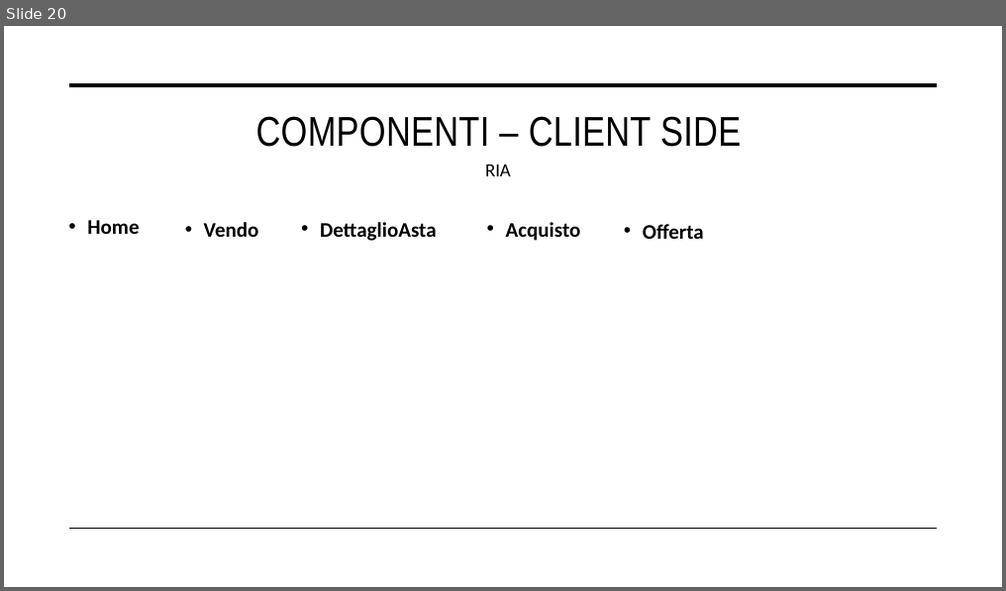
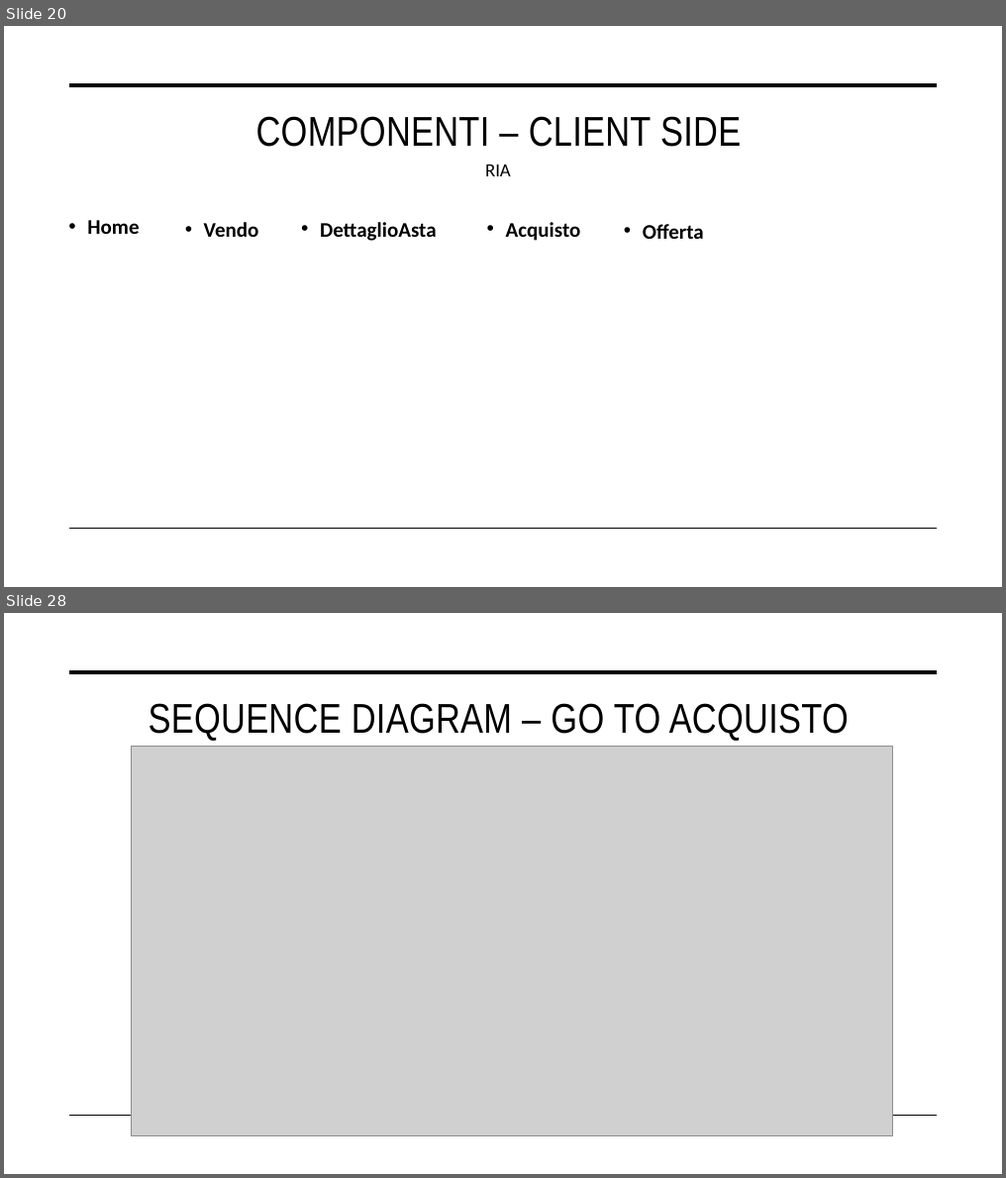
Before and after one commit to nicolospuri/AuctionSystem-Website, a slide deck: deliverables/PresentazioneProgettoTIW.pptx. Shown one above the other, each under a label of ours: slide 20 before the commit, slides 20 and 28 after it; the slides between them are not shown. The pictures are 1006x591 and 1006x1178 pixels, drawn with LibreOffice and Linux fonts; fonts in the diff are those of the drawing; grey boxes stand for pictures. Boxes give left, top, right and bottom in pixels: in the first picture for what was removed or moved away, otherwise in the second. Text is boxed around its words. In the diff, an @@ line names an element or a change of style, - is before the commit and + after.

Commit message:
powerpoint seq diagram + componenti client side (da rivedere)

```diff
--- a/deliverables/PresentazioneProgettoTIW.pptx
+++ b/deliverables/PresentazioneProgettoTIW.pptx
@@ slide 28 added at (x1=4, y1=613, x2=1002, y2=1174), background #FFFFFF; not listed: 2 template elements that a slide beside it also shows @@
@@ title added at (x1=149, y1=703, x2=848, y2=741), 40 pt, text #000000 @@
+SEQUENCE DIAGRAM – GO TO ACQUISTO
@@ picture added at (x1=131, y1=747, x2=893, y2=1137) @@
```
Also in this commit, not shown: 23 other slides added.
